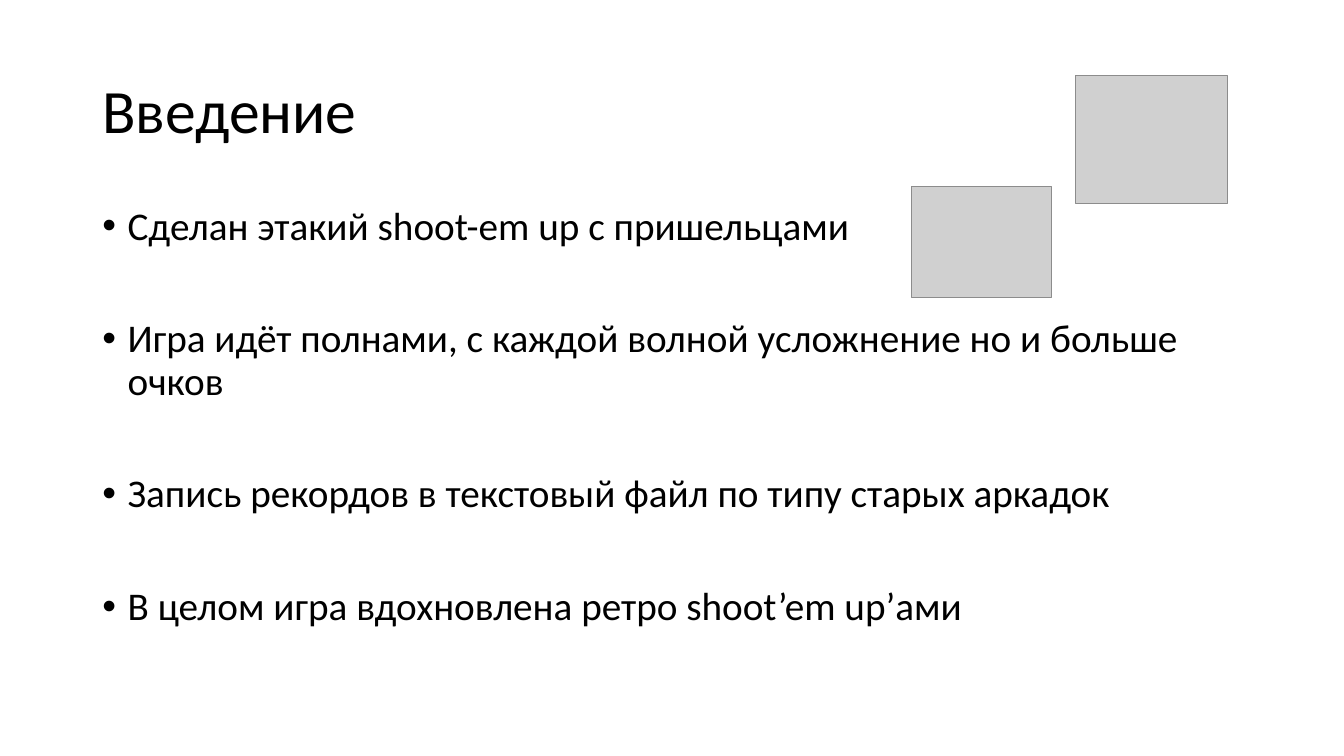
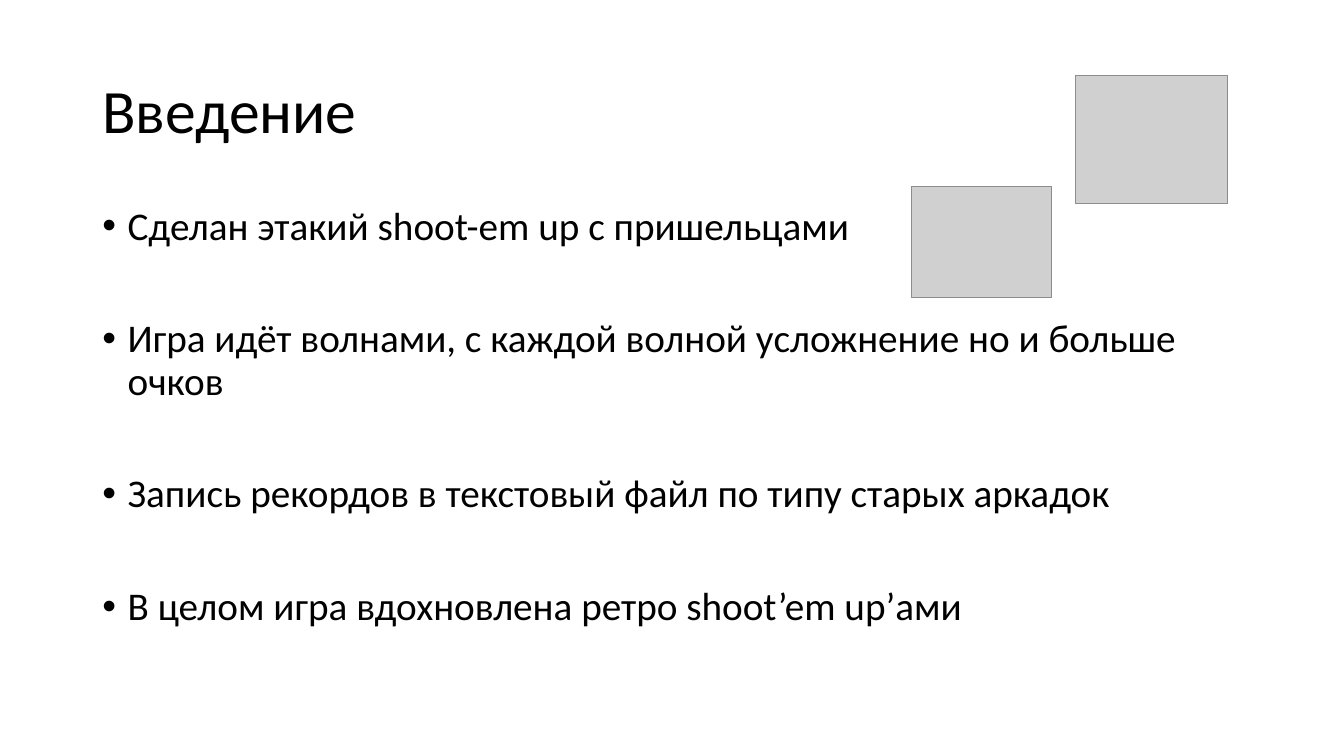
Before and after one commit to NazarKnuckles/Project-2-Game-Name, a slide deck: slide 2 of Проект2/Spacecube2.pptx. Drawn at 1344x756 pixels with LibreOffice and Linux fonts; fonts in the diff are those of the drawing; grey boxes stand for pictures; background and template pictures are left out. Boxes give left, top, right and bottom in pixels: in the first picture for what was removed or moved away, otherwise in the second. Text is boxed around its words. In the diff, an @@ line names an element or a change of style, - is before the commit and + after.

Commit message:
презу поправили

```diff
--- a/Проект2/Spacecube2.pptx
+++ b/Проект2/Spacecube2.pptx
@@ text at bbox=[128, 325, 1176, 396]: text changed @@
-• Игра идёт полнами, с каждой волной усложнение но и больше очков
+• Игра идёт волнами, с каждой волной усложнение но и больше очков
```
